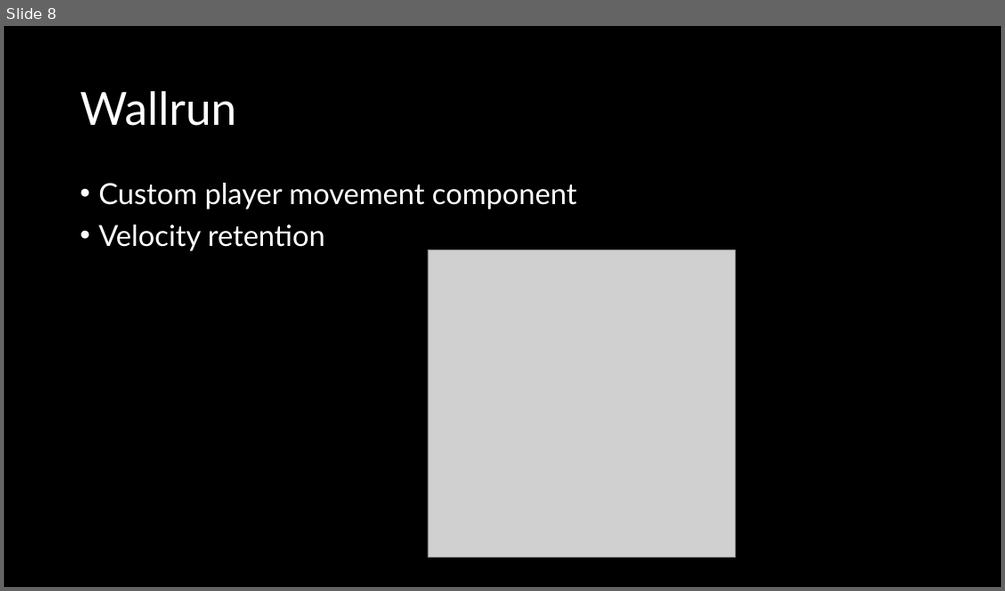
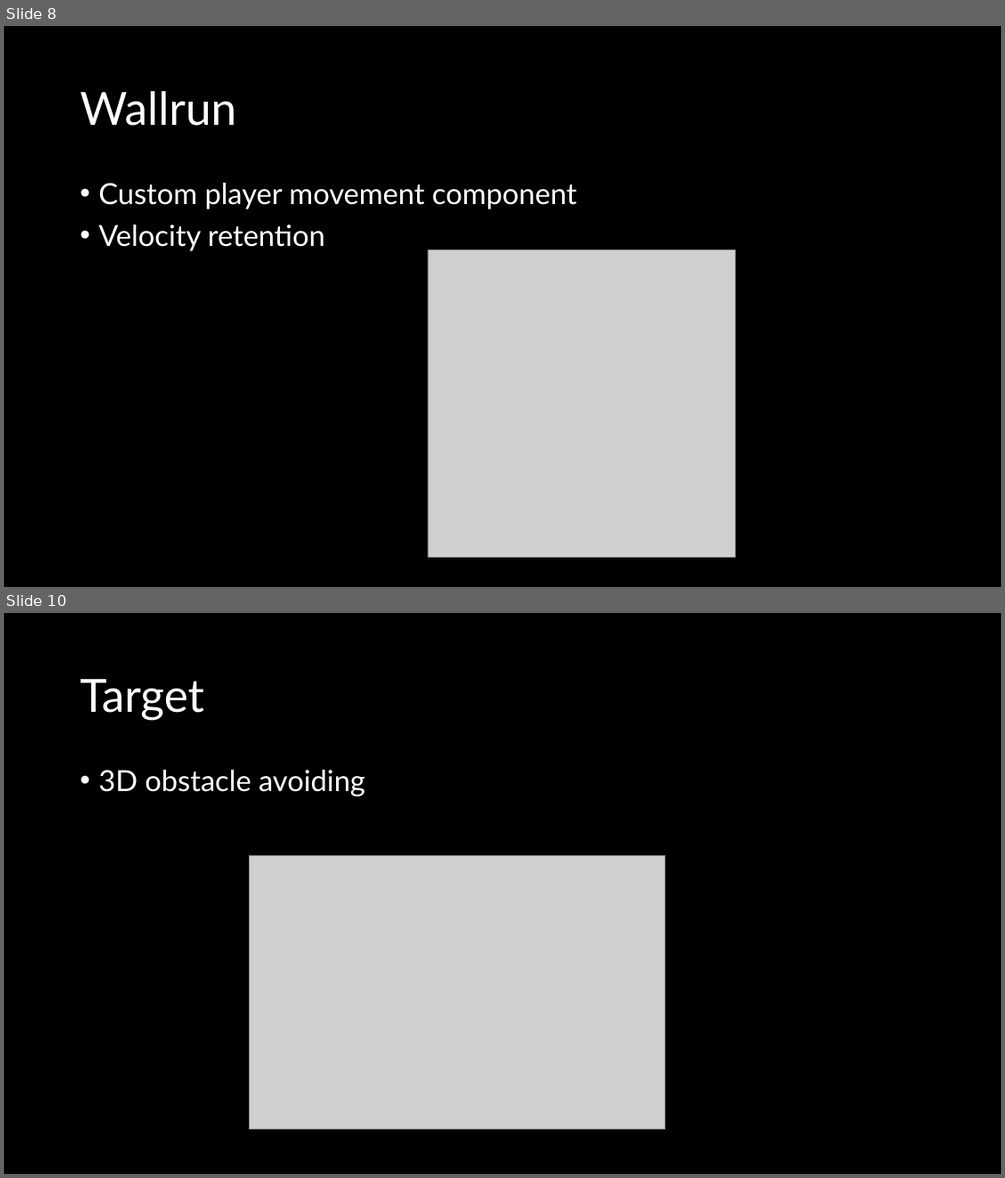
Before and after one commit to Zephyr-The-Rival/Grapple, a slide deck: Presentation/Portfolio Project.pptx. Shown one above the other, each under a label of ours: slide 8 before the commit, slides 8 and 10 after it; the slides between them are not shown. The pictures are 1005x591 and 1005x1178 pixels, drawn with LibreOffice and Linux fonts; fonts in the diff are those of the drawing; grey boxes stand for pictures. Boxes give left, top, right and bottom in pixels: in the first picture for what was removed or moved away, otherwise in the second. Text is boxed around its words. In the diff, an @@ line names an element or a change of style, - is before the commit and + after.

```diff
--- a/Presentation/Portfolio Project.pptx
+++ b/Presentation/Portfolio Project.pptx
@@ slide 10 added at (x1=4, y1=613, x2=1001, y2=1174), background #000000 @@
@@ title added at (x1=80, y1=679, x2=204, y2=720), 44 pt, text #FFFFFF @@
+Target
@@ text added at (x1=98, y1=770, x2=365, y2=796), 28 pt, text #FFFFFF @@
+• 3D obstacle avoiding
@@ picture added at (x1=250, y1=856, x2=664, y2=1130) @@
```
Also in this commit, not shown: 1 slide changed, 3 other files.
